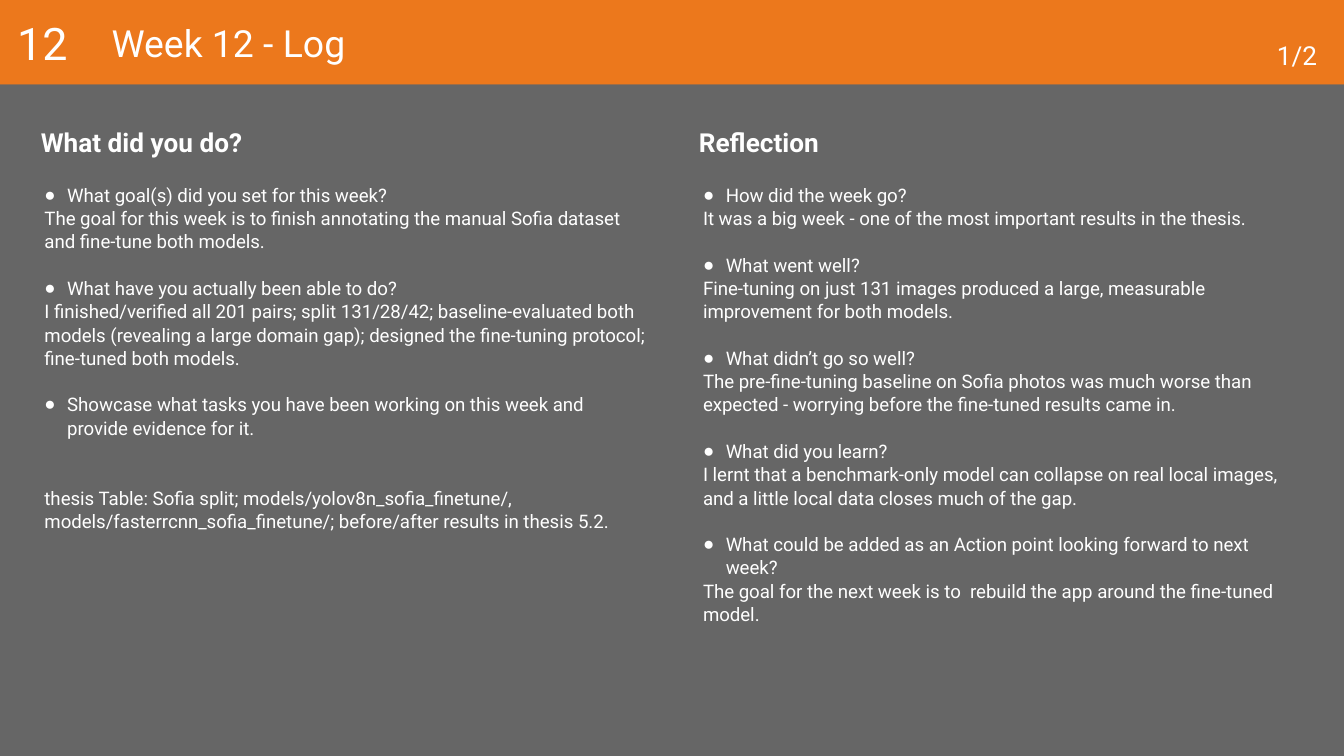
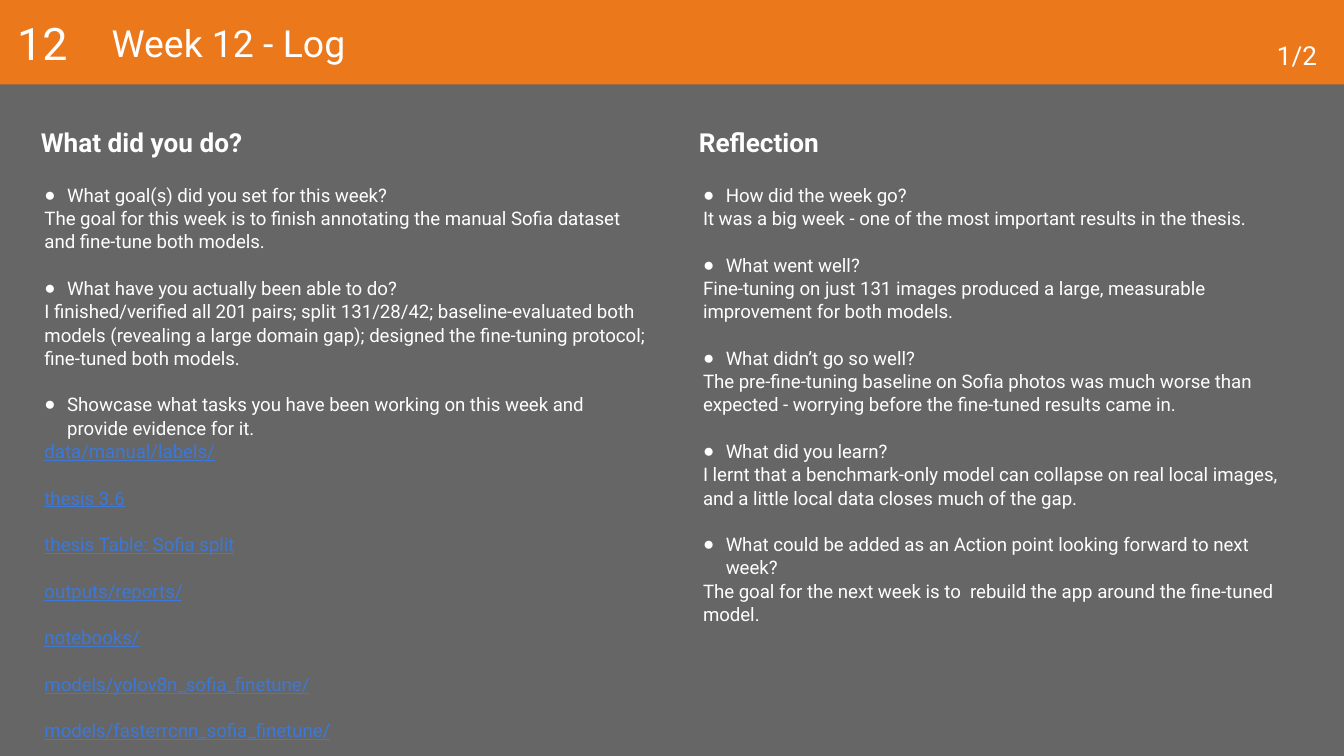
Before and after one commit to VladislavStoimenov235030/Vladislav_Stoimenov_Graduation_Project_25_26, a slide deck: slide 32 of thesis/evidencing/2026-27 Learning Log Graduation Project.pptx. Drawn at 1344x756 pixels with LibreOffice and Linux fonts; fonts in the diff are those of the drawing. Boxes give left, top, right and bottom in pixels: in the first picture for what was removed or moved away, otherwise in the second. Text is boxed around its words. In the diff, an @@ line names an element or a change of style, - is before the commit and + after.

```diff
--- a/thesis/evidencing/2026-27 Learning Log Graduation Project.pptx
+++ b/thesis/evidencing/2026-27 Learning Log Graduation Project.pptx
@@ text at box(44, 444, 330, 740): text changed; text colour #FFFFFF to #3C78D8 @@
-thesis Table: Sofia split; models/yolov8n_sofia_finetune/, models/fasterrcnn_sofia_finetune/; before/after results in thesis 5.2.
+data/manual/labels/
+thesis 3.6
+thesis Table: Sofia split
+outputs/reports/
+notebooks/
+models/yolov8n_sofia_finetune/
+models/fasterrcnn_sofia_finetune/
```
Also in this commit, not shown: 18 other slides changed, 2 other files.
